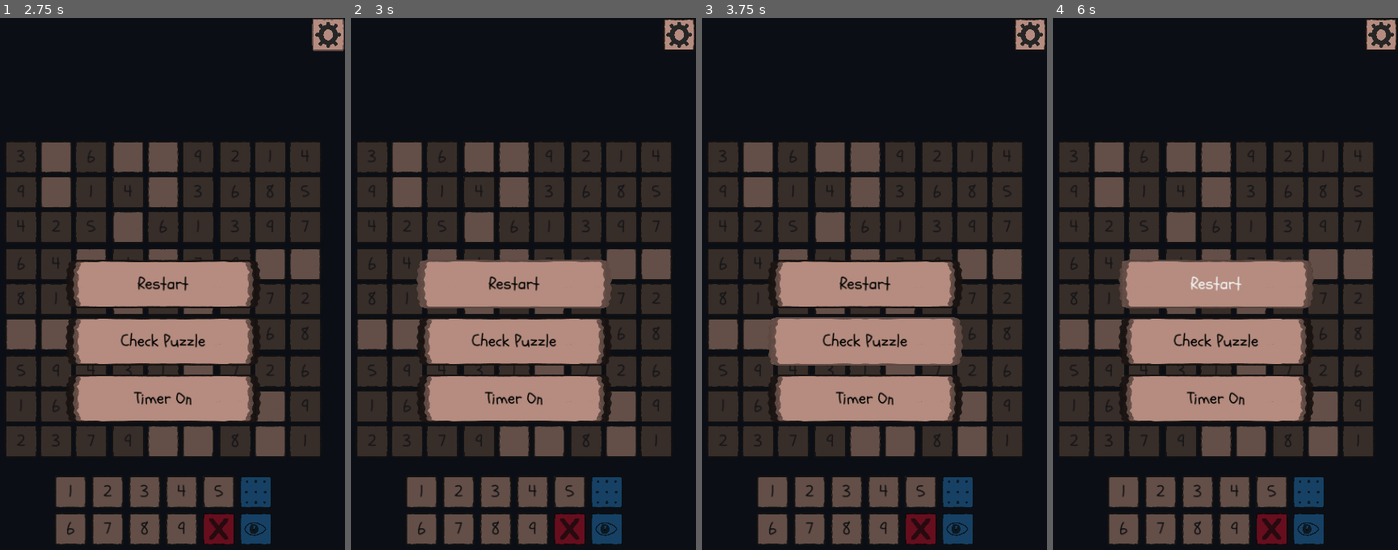
Above: before the commit, frames 1-4 (left to right).
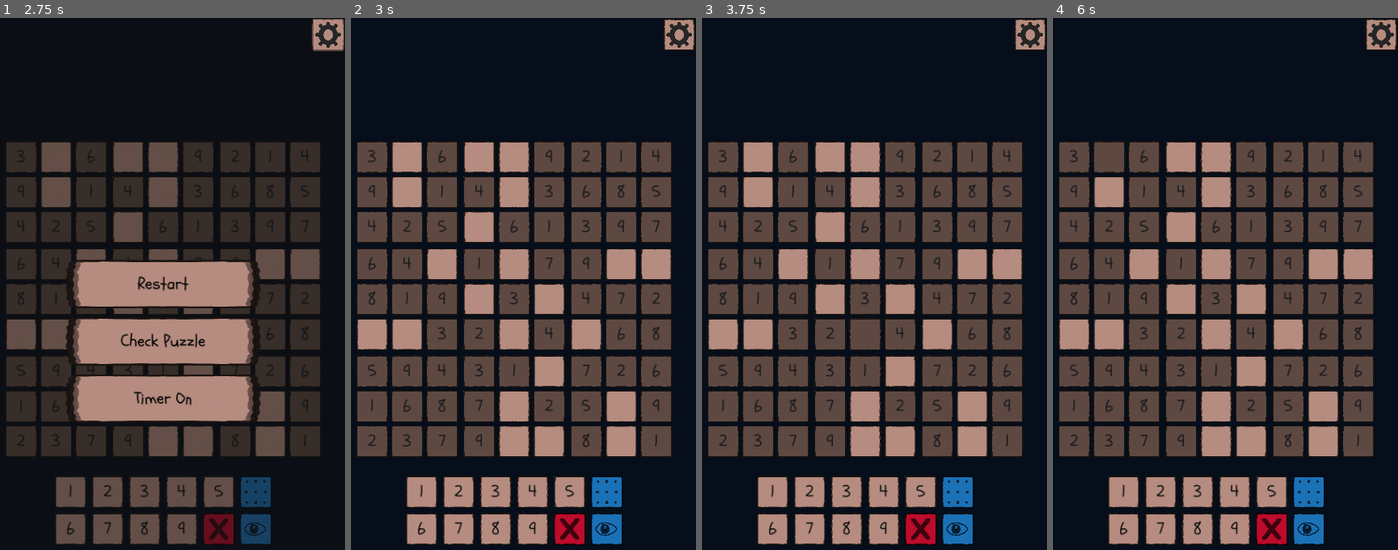
Above: after the commit, the same moments.

Repository: gitMickehh/soduku-recreation
Game: Godot game, scene res://soduku_scene.tscn
Two runs of this game, one before a commit and one after it. Both use one fixed random seed, a clock stepped at 60 frames per second and the inputs below.
Inputs (mouse positions are in pixels of both pictures, inside the frame that each line leads up to):
- Up to frame 1 (2.75 s): click "Okay!1!11! Okay" at 0.5 s; click "easy" at 1.25 s; click (327, 33) at 2 s
- Up to frame 2 (3 s): click "Restart" at 2.75 s
- Up to frame 3 (3.75 s): click (864, 342) at 3.5 s, where only the run before the commit has a clickable "Check Puzzle"
- Up to frame 4 (6 s): click (1215, 284) at 4.25 s, where only the run before the commit has a clickable "Restart"; click (1215, 284) at 5 s, where only the run before the commit has a clickable "Restart"; click (1108, 156) at 5.77 s

Frame 1 is identical in both runs. In frame 2, 44% of the frame differs, in the area x 1-93%, y 23-99%; in frame 3, 45%; in frame 4, 44%.

Commit message:
restart works :D

Diff:
--- /dev/null
+++ b/art/shaders/multiply_color_shader.gdshader
@@ -0,0 +1,7 @@
+shader_type canvas_item;
+
+uniform vec3 my_color;
+
+void fragment() {
+	COLOR.rgb = my_color;
+}
--- a/prefabs/button.tscn
+++ b/prefabs/button.tscn
@@ -12,6 +12,13 @@
 [ext_resource type="Resource" uid="uid://ndcf08h7hebx" path="res://stylebox_groups/default_highlighted.tres" id="9_u1val"]
 [ext_resource type="Resource" uid="uid://crpajnbja0142" path="res://stylebox_groups/mistake_highlighted.tres" id="10_jgmba"]
 [ext_resource type="Resource" uid="uid://xnvhmloghm3s" path="res://stylebox_groups/complete_highlighted.tres" id="11_27eb0"]
+[ext_resource type="Texture2D" uid="uid://c6qiencijt0mi" path="res://art/right.png" id="13_dyhye"]
+[ext_resource type="Shader" path="res://art/shaders/multiply_color_shader.gdshader" id="13_kmtke"]
+[ext_resource type="Texture2D" uid="uid://cob6iph6m0dbc" path="res://art/wrong.png" id="13_mhnwm"]
+
+[sub_resource type="ShaderMaterial" id="ShaderMaterial_rdw8r"]
+shader = ExtResource("13_kmtke")
+shader_parameter/my_color = Vector3(0.2, 0.8, 0.2)
 
 [node name="button" type="Button"]
 custom_minimum_size = Vector2(100, 100)
@@ -36,6 +43,10 @@
 default_HL_color_styleboxGroup = ExtResource("9_u1val")
 duplicate_HL_color_styleboxGroup = ExtResource("10_jgmba")
 complete_HL_color_styleboxGroup = ExtResource("11_27eb0")
+texture_wrong = ExtResource("13_mhnwm")
+wrong_color = Color(0.911546, 0.131547, 0.0576239, 1)
+texture_right = ExtResource("13_dyhye")
+right_color = Color(0, 0.778717, 0, 1)
 
 [node name="hints_container" type="VBoxContainer" parent="."]
 layout_mode = 1
@@ -165,3 +176,15 @@
 
 [node name="divider2" type="Control" parent="hints_container"]
 layout_mode = 2
+
+[node name="checking-texture" type="TextureRect" parent="."]
+visible = false
+material = SubResource("ShaderMaterial_rdw8r")
+layout_mode = 1
+anchors_preset = 15
+anchor_right = 1.0
+anchor_bottom = 1.0
+grow_horizontal = 2
+grow_vertical = 2
+texture = ExtResource("13_dyhye")
+expand_mode = 2
--- a/always_on_screen.gd
+++ b/scripts/always_on_screen.gd
@@ -1,3 +1,4 @@
+class_name OptionsScreen
 extends Control
 
 @onready var opening_screen: VBoxContainer = $"opening-screen"
@@ -22,6 +23,9 @@
 
 var options_opened := false
 
+signal restart_puzzle_signal()
+signal check_puzzle_signal()
+
 func _ready() -> void:
 	confirm_button.connect("pressed", _confirm_opening_message_button_pressed)
 	options_button.connect("pressed", _options_button_pressed)
@@ -30,6 +34,7 @@
 	check_puzzle_button.connect("pressed", _check_puzzle_button_pressed)
 	timer_on_button.connect("pressed", _timer_on_button_pressed)
 
+	game_container.connect_options_screen(self)
 	game_container.game_started.connect(_on_game_started)
 
 	_check_buttons_availability()
@@ -69,13 +74,19 @@
 
 func _options_button_pressed() -> void:
 	if options_opened:
-		options_menu_color_holder.visible = false
-		options_menu.visible = false
-		options_opened = false
+		_close_options_menu()
 	else:
-		options_menu_color_holder.visible = true
-		options_menu.visible = true
-		options_opened = true
+		_open_options_menu()
+
+func _close_options_menu():
+	options_menu_color_holder.visible = false
+	options_menu.visible = false
+	options_opened = false
+
+func _open_options_menu():
+	options_menu_color_holder.visible = true
+	options_menu.visible = true
+	options_opened = true
 
 func _check_buttons_availability() -> void:
 	restart_button.disabled = not game_is_on
@@ -88,10 +99,12 @@
 		timer_on_button.text = "Timer On"
 
 func _restart_button_pressed() -> void:
-	pass
+	restart_puzzle_signal.emit()
+	_close_options_menu()
 
 func _check_puzzle_button_pressed() -> void:
-	pass
+	check_puzzle_signal.emit()
+	_close_options_menu()
 
 func _timer_on_button_pressed() -> void:
 	if timer_is_on:
--- a/scripts/button_logic.gd
+++ b/scripts/button_logic.gd
@@ -27,6 +27,13 @@
 @onready var hint_label_7: Label = $"hints_container/line-3/hint-label-7"
 @onready var hint_label_8: Label = $"hints_container/line-3/hint-label-8"
 @onready var hint_label_9: Label = $"hints_container/line-3/hint-label-9"
+
+#checking puzzle! :D
+@export var texture_wrong: Texture2D
+@export var wrong_color: Color
+@export var texture_right: Texture2D
+@export var right_color: Color
+@onready var checking_texture: TextureRect = $"checking-texture"
 
 var manual_candidates: Array[int] = []
 
@@ -244,3 +251,18 @@
 		add_theme_font_size_override("font_size", 25)
 	else:
 		remove_theme_font_size_override("font_size")
+
+#checking puzzle
+func _set_hint_to_right() -> void:
+	checking_texture.texture = texture_right
+	checking_texture.material.set_shader_parameter("my_color", Vector3(right_color.r, right_color.g, right_color.b))
+
+func _set_hint_to_wrong() -> void:
+	checking_texture.texture = texture_wrong
+	checking_texture.material.set_shader_parameter("my_color", Vector3(wrong_color.r, wrong_color.g, wrong_color.b))
+
+func _on_cell_checked(isRight: bool) -> void:
+	if isRight:
+		_set_hint_to_right()
+	else:
+		_set_hint_to_wrong()
--- a/scripts/game_container_manager.gd
+++ b/scripts/game_container_manager.gd
@@ -19,6 +19,10 @@
 
 signal game_started()
 
+func connect_options_screen(optionsScreen: OptionsScreen) -> void:
+	optionsScreen.check_puzzle_signal.connect(_on_check_puzzle_pressed)
+	optionsScreen.restart_puzzle_signal.connect(_on_restart_puzzle_pressed)
+
 func _ready() -> void:
 	input_lines_container.new_input_chosen.connect(_on_new_input_chosen)
 	input_lines_container.toggle_candidate_view_signal.connect(_toggle_auto_candidates)
@@ -34,20 +38,20 @@
 	game_array = creator.setup_new_game(difficulty)
 	_set_numbers(game_array)
 	_get_game_buttons()
-	#_update_buttons_auto_candidates(game_array)
 	game_started.emit()
 
 func _on_new_input_chosen(new_input: int) -> void:
 	current_input = new_input
 	#print(current_input)
 
-func _set_numbers(game_array) -> void:
+func _set_numbers(game_array, initial_setup: bool = true) -> void:
 	var index = 0
 	var loops = 0
 	for block_group in horizontal_boxes_containers:
 		block_group.set_blocks_numbers(game_array[index], game_array[index+1],game_array[index+2], loops)
-		block_group.connect_press(_on_board_button_pressed)
-		block_group.attach_input_manager(input_lines_container)
+		if initial_setup:
+			block_group.connect_press(_on_board_button_pressed)
+			block_group.attach_input_manager(input_lines_container)
 		index = index + 3
 		loops = loops + 1
 
@@ -107,3 +111,12 @@
 func _toggle_auto_candidates(toggle_auto_candidates_mode: bool) -> void:
 	if toggle_auto_candidates_mode:
 		_update_buttons_auto_candidates(game_array)
+
+func _on_restart_puzzle_pressed() -> void:
+	game_array = creator.get_starting_board()
+	_set_numbers(game_array, false)
+	_get_game_buttons()
+	game_started.emit()
+
+func _on_check_puzzle_pressed() -> void:
+	pass
--- a/scripts/soduku_creator.gd
+++ b/scripts/soduku_creator.gd
@@ -11,6 +11,9 @@
 var block_8: Array[int] = [3,1,8,7,4,2,9,5,6]
 var block_9: Array[int] = [7,2,6,5,3,9,8,4,1]
 var board_array = [block_1, block_2, block_3, block_4, block_5, block_6, block_7, block_8, block_9]
+
+var complete_board_array = []
+var starting_board_array = []
 
 enum DIFFICULTY {EASY, MEDIUM, HARD}
 
@@ -62,6 +65,8 @@
 		shuffle_numbers = shuffle_original.duplicate()
 		shuffle_numbers.shuffle()
 
+	complete_board_array = board_array.duplicate(true)
+
 	#random cells to take out
 	for rcells in range(randi_range(difficulty_dictionary.min_hidden,difficulty_dictionary.max_hidden)):
 		var one_cell = get_cell_location_from_global_index(randi_range(0,80))
@@ -70,7 +75,14 @@
 		(board_array[Soduku_Solver.get_index_from_vector(one_cell.parent_block_vector)])[Soduku_Solver.get_index_from_vector(one_cell.location_vector)] = 0
 		(board_array[Soduku_Solver.get_index_from_vector(other_cell.parent_block_vector)])[Soduku_Solver.get_index_from_vector(other_cell.location_vector)] = 0
 
+	starting_board_array = board_array.duplicate(true)
 	return board_array
+
+func get_complete_board() -> Array:
+	return complete_board_array.duplicate(true)
+
+func get_starting_board() -> Array:
+	return starting_board_array.duplicate(true)
 
 func _get_rotational_counterpart_int(index: int) -> int:
 	match index:
@@ -151,3 +163,11 @@
 	var index_id = (global_index - (9 * block_index))
 
 	return CellLocation.new_cell(Soduku_Solver.get_vector_from_index(index_id),Soduku_Solver.get_vector_from_index(block_index))
+
+#utility
+static func print_game_array(array_to_print: Array) -> void:
+	var print_str = "[\n"
+	for block in array_to_print:
+		print_str = print_str + str(block) + ",\n"
+	print_str = print_str + "\n]"
+	print(print_str)
--- a/soduku_scene.tscn
+++ b/soduku_scene.tscn
@@ -8,14 +8,14 @@
 [ext_resource type="Resource" uid="uid://d01kibdniqdwy" path="res://stylebox_groups/complete_button.tres" id="7_qqrr6"]
 [ext_resource type="Resource" uid="uid://xnvhmloghm3s" path="res://stylebox_groups/complete_highlighted.tres" id="8_0v4cc"]
 [ext_resource type="Resource" uid="uid://b3walgbyqwln8" path="res://stylebox_groups/default_button.tres" id="9_b06yd"]
-[ext_resource type="Script" path="res://main_menu.gd" id="9_k3a4o"]
+[ext_resource type="Script" path="res://scripts/main_menu.gd" id="9_k3a4o"]
 [ext_resource type="Resource" uid="uid://ndcf08h7hebx" path="res://stylebox_groups/default_highlighted.tres" id="10_us4wc"]
 [ext_resource type="Resource" uid="uid://chu0817jhp1eu" path="res://stylebox_groups/mistake_button.tres" id="11_1lc0m"]
 [ext_resource type="Resource" uid="uid://crpajnbja0142" path="res://stylebox_groups/mistake_highlighted.tres" id="12_0a768"]
 [ext_resource type="FontFile" uid="uid://coettj6fe2mfm" path="res://art/Schoolbell-Regular.ttf" id="12_3d25l"]
 [ext_resource type="Resource" uid="uid://c4mbs6443jh31" path="res://stylebox_groups/remove_button.tres" id="13_tj2ud"]
 [ext_resource type="Texture2D" uid="uid://dq3pneyfn2o0v" path="res://art/options-icon.png" id="15_m3f7q"]
-[ext_resource type="Script" path="res://always_on_screen.gd" id="15_mkaoi"]
+[ext_resource type="Script" path="res://scripts/always_on_screen.gd" id="15_mkaoi"]
 
 [sub_resource type="Theme" id="Theme_qojnm"]
 
Not shown: 1 places in prefabs/button.tscn that only renumber resources
Renamed: main_menu.gd -> scripts/main_menu.gd
